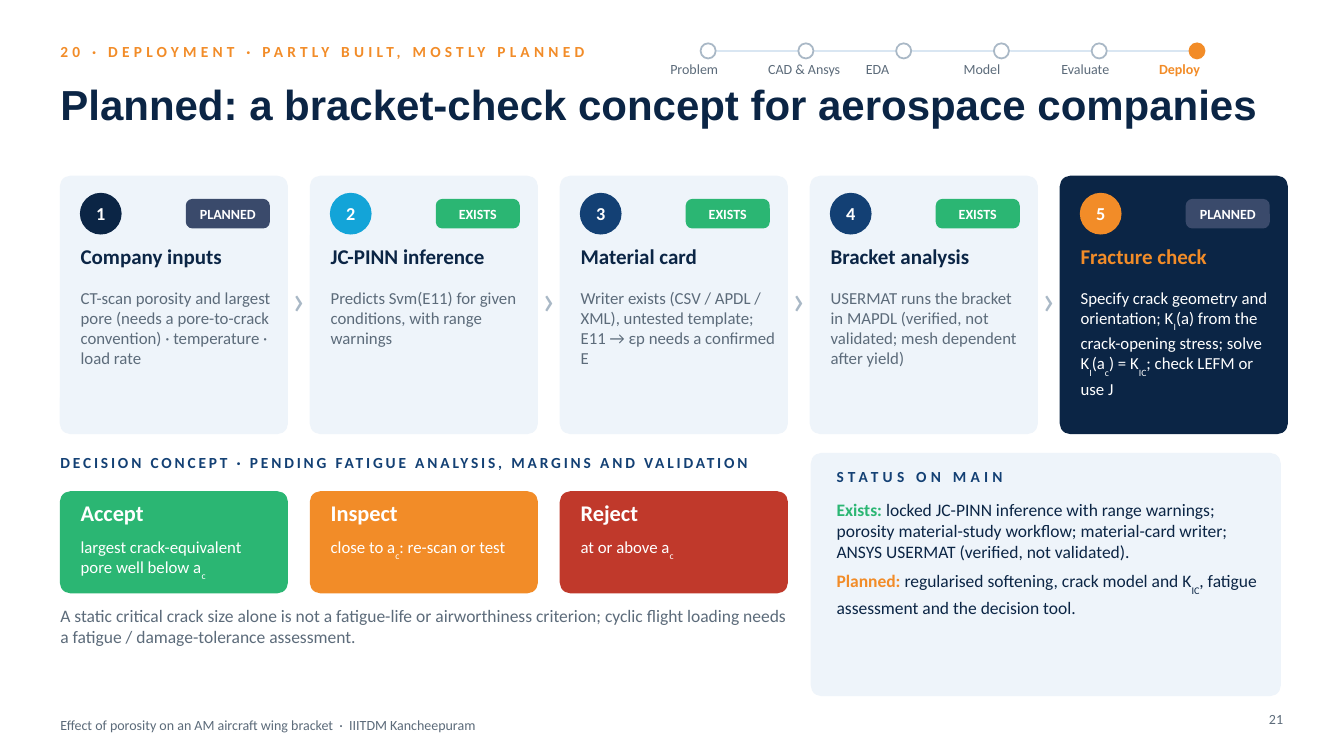
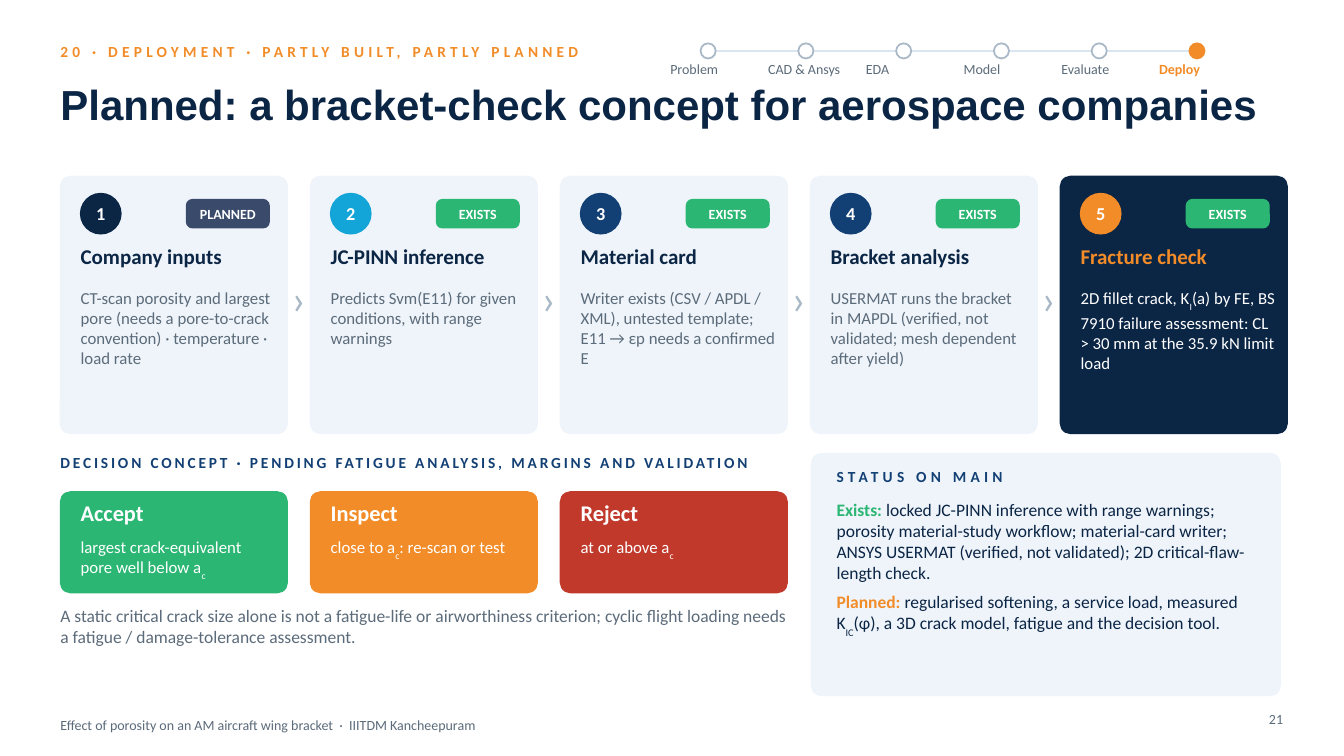
Before and after one commit to SaravananRamar06/MMM-ML, a slide deck: slide 21 of presentation/Final Presentation - Porosity in an AM Wing Bracket (corrected).pptx. Drawn at 1344x756 pixels with LibreOffice and Linux fonts; fonts in the diff are those of the drawing. Boxes give left, top, right and bottom in pixels: in the first picture for what was removed or moved away, otherwise in the second. Text is boxed around its words. In the diff, an @@ line names an element or a change of style, - is before the commit and + after.

```diff
--- a/presentation/Final Presentation - Porosity in an AM Wing Bracket (corrected).pptx
+++ b/presentation/Final Presentation - Porosity in an AM Wing Bracket (corrected).pptx
@@ text at <box>60,42,645,71</box>: text changed @@
-20 · DEPLOYMENT · PARTLY BUILT, MOSTLY PLANNED
+20 · DEPLOYMENT · PARTLY BUILT, PARTLY PLANNED
@@ rounded rectangle at <box>1187,200,1269,228</box>: fill #3A4A6B to #2BB673; outline #3A4A6B 1 pt to #2BB673 1 pt @@
@@ text at <box>1209,210,1247,219</box>: text changed @@
-PLANNED
+EXISTS
@@ text at <box>1081,292,1275,369</box>: text changed @@
-Specify crack geometry and orientation; KI(a) from the crack-opening stress; solve KI(ac) = KIC; check LEFM or use J
+2D fillet crack, KI(a) by FE, BS 7910 failure assessment: CL > 30 mm at the 35.9 kN limit load
@@ text at <box>837,504,1244,632</box>: text changed @@
-Exists: locked JC-PINN inference with range warnings; porosity material-study workflow; material-card writer; ANSYS USERMAT (verified, not validated).
-Planned: regularised softening, crack model and KIC, fatigue assessment and the decision tool.
+Exists: locked JC-PINN inference with range warnings; porosity material-study workflow; material-card writer; ANSYS USERMAT (verified, not validated); 2D critical-flaw-length check.
+Planned: regularised softening, a service load, measured KIC(φ), a 3D crack model, fatigue and the decision tool.
```
Also in this commit, not shown: 6 other slides changed, 3 other files.
